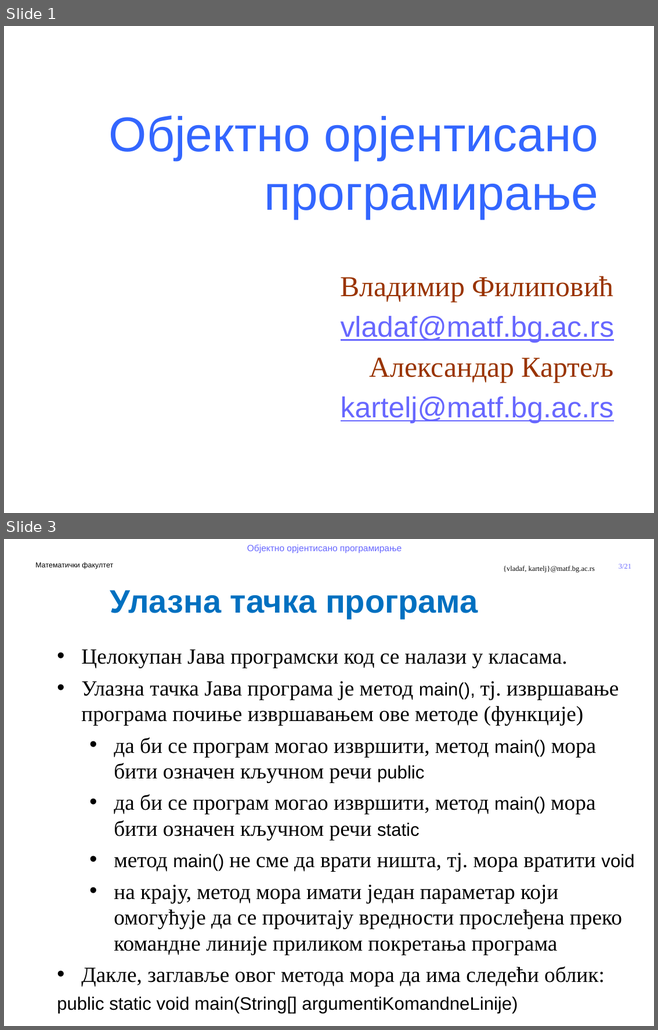
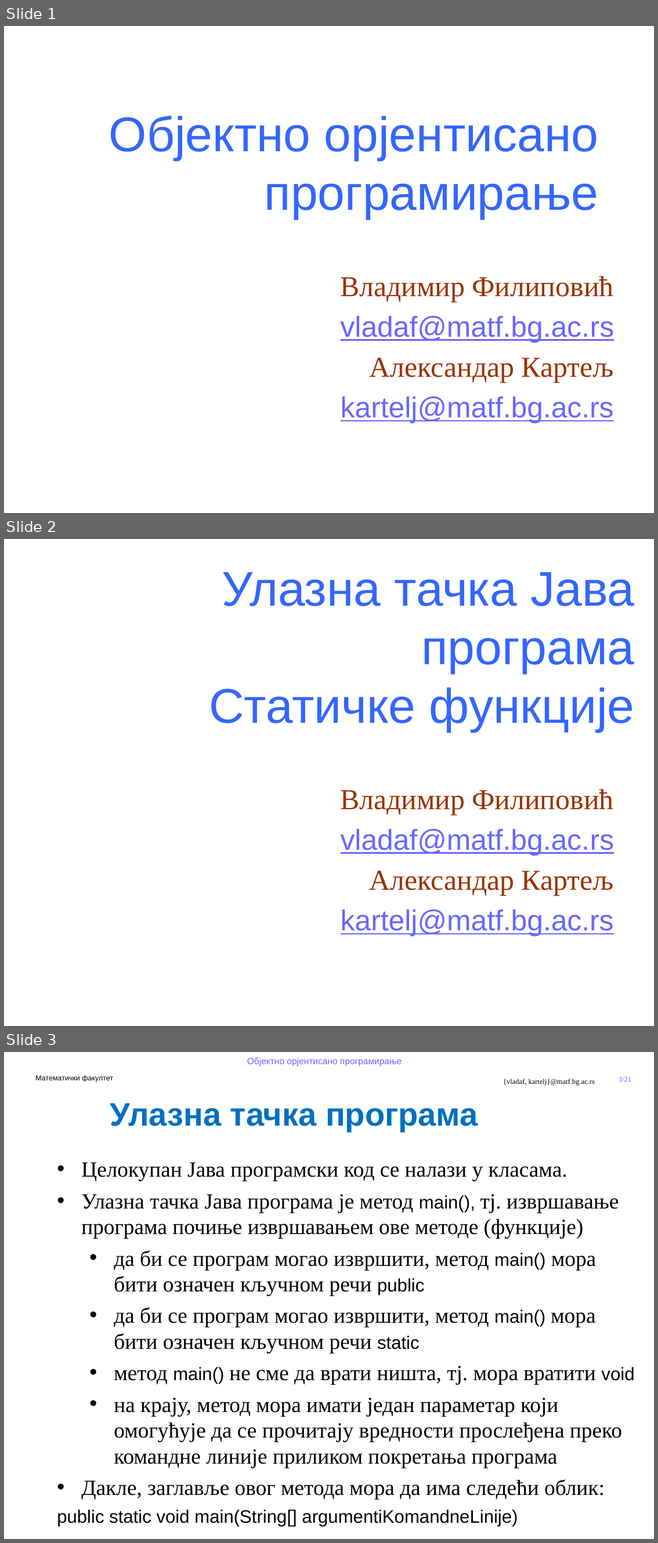
Before and after one commit to MatfOOP/OOP, a slide deck: predavanja/prezentacije/OOP07-1-Predefinisani tipovi u Javi.pptx. Shown one above the other, each under a label of ours: slides 1 and 3 before the commit, slides 1, 2 and 3 after it; the slides between them are not shown. The pictures are 658x1030 and 658x1543 pixels, drawn with LibreOffice and Linux fonts; fonts in the diff are those of the drawing; background and template pictures are left out. Boxes give left, top, right and bottom in pixels: in the first picture for what was removed or moved away, otherwise in the second. Text is boxed around its words. In the diff, an @@ line names an element or a change of style, - is before the commit and + after.

```diff
--- a/predavanja/prezentacije/OOP07-1-Predefinisani tipovi u Javi.pptx
+++ b/predavanja/prezentacije/OOP07-1-Predefinisani tipovi u Javi.pptx
@@ slide 2 added at <box>4,539,654,1026</box>, background #FFFFFF @@
@@ title added at <box>209,572,634,732</box>, 54 pt, text #3366FF @@
+Улазна тачка Јава програма
+Статичке функције
@@ text added at <box>340,789,614,937</box>, 32 pt, text #6767FF, underline @@
+Владимир Филиповић
+vladaf@matf.bg.ac.rs
+Александар Картељ
+kartelj@matf.bg.ac.rs
```
Also in this commit, not shown: 1 other slide added, 10 other files.
